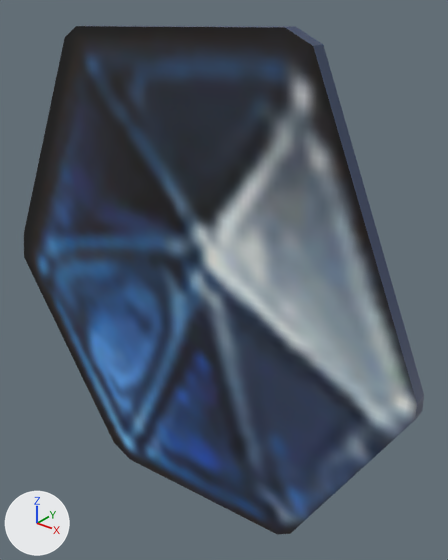
One commit to the glTF model Models/SpellModels/Mana.glb: the scene before it, then after it.
Rendered twice from a 50 mm lens placed at (-1.04, -1.86, 5.56), pointed at (-2.59, 0.07, 4.36). Lighting does not change. The marker at lower left points along +X, +Y and +Z. Where no turn or scale is listed for an object, it has been applied to the vertices. Vertices at the same position are counted once.

Script lines for the objects in view, before the commit:
```python
mat_material_011 = principled_material('Material.011')
mat_material_011.texture = img_mage_rogue
me_circle_001 = bpy.data.meshes.new('Circle.001')
me_circle_001.from_pydata(...)  # 24 vertices, 44 faces; spans x -3.84..-1.6, y -0.11..-0.05, z 3.18..5.42
me_circle_001.materials.append(mat_material_011)  # picture img_mage_rogue
ob_circle_002 = bpy.data.objects.new('Circle.002', me_circle_001)
ob_circle_002.location = (0.0, 0.0, 0.0)
```
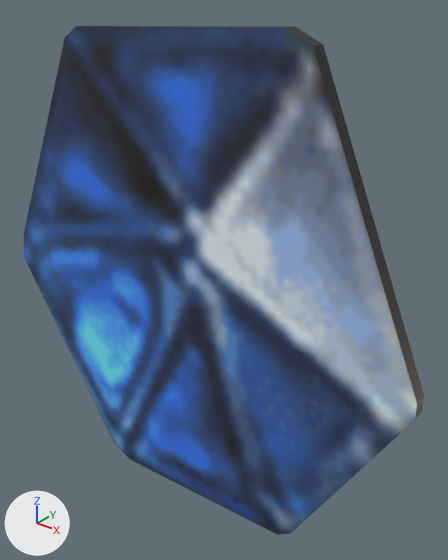
The newer file is also rescaled (x0.834), turned or shifted as a whole; pictures and numbers use the older file's frame.

Location of each change, (x1, y1, x2, y2) in pixels of the pictures (448 x 560 px):
'Circle.002', surface changed: (24, 25, 424, 534) in both
part 1 of me_circle_001, surface changed: (24, 26, 417, 534) in both

What changed in the scene script:
```text
Add img_soulmirror:
    img_soulmirror = load_image('SoulMirror', '_unpacked/SoulMirror', 375, 518, 'sRGB')
Change mat_material_011:
    mat_material_011.texture: img_mage_rogue -> img_soulmirror
Change me_circle_001:
    where me_circle_001.from_pydata(...)  # 24 vertices, 44 faces; spans x -3.84..-1.6, y -0.11..-0.05, z 3.18..5.42
    used by ob_circle_002; location = (0.0, 0.0, 0.0)
    me_circle_001 part 1: texture (UV) coordinates of 10 of 44 faces, centred in x -3.63..-1.77, y -0.11, z 3.23..5.4, changed; they spanned u 0.04..0.27, v 0.81..0.98 and now span u 0.03..0.24, v 0.76..0.91
```
